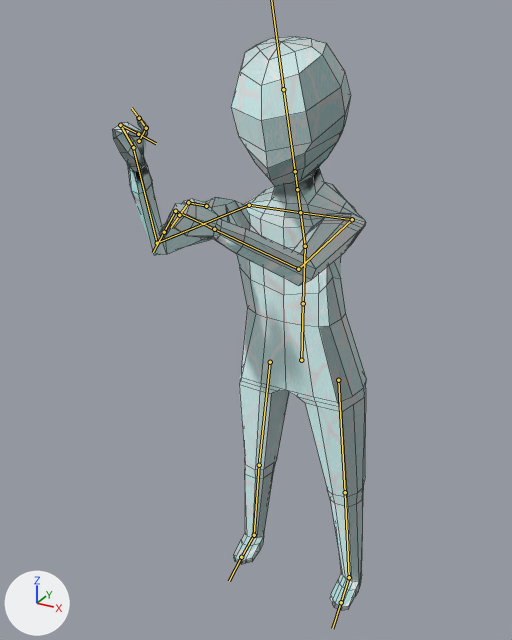
A saved change to the FBX model Assets/Models/Char_complited8.fbx.
One viewpoint serves both versions: a camera (50 mm lens) standing at (0.635, -1.398, 1.421) and looking at (-0.043, -0.164, 0.804). Arrows for +X, +Y and +Z are at lower left; the lights stay in place. Both versions are drawn at frame 96 of the action 'Armature|ArmatureAction'; the numbers are the values there. The bones that bend it are drawn over the model as lines. Mesh edges are drawn as thin lines.
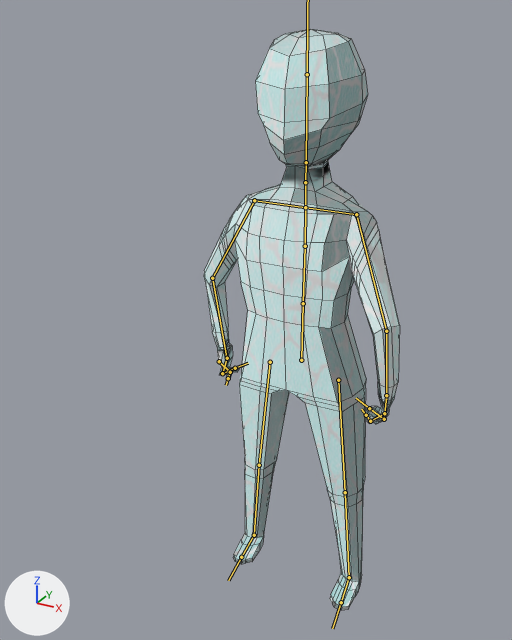
What differs and where, as boxes [x1, y1, x2, y2] in the pictures (512 x 640 px):
'Cube', posed (23% narrower): before [112, 37, 366, 610]; after [204, 29, 400, 610]
bone 'Bone.002', root to tip: before (305, 246) to (300, 212); after (305, 246) to (305, 207)
bone 'Bone.008', root to tip: before (249, 205) to (157, 243); after (254, 200) to (212, 278)
bone 'Bone.009', root to tip: before (157, 243) to (133, 149); after (212, 278) to (226, 357)
bone 'Bone.011', root to tip: before (352, 219) to (298, 269); after (356, 214) to (386, 331)
bone 'Bone.012', root to tip: before (298, 269) to (208, 226); after (386, 331) to (386, 399)

The change, as a list of edits to the scene's bpy script:
```text
Change bone_bone_002:
    where bone_bone_002 = bpy.data.objects['Armature'].pose.bones['Bone.002']  # child of 'Bone.001'
    bone_bone_002.rotation_quaternion: (0.985, 0.171, 0.0, 0.0) -> (1.0, 0.028, 0.0, 0.0)  # degrees (20, 0, 0) -> degrees (3, 0, 0)
Change bone_bone_008:
    where bone_bone_008 = bpy.data.objects['Armature'].pose.bones['Bone.008']  # child of 'Bone.005'
    bone_bone_008.rotation_quaternion: (0.576, -0.17, 0.412, 0.685) -> (0.968, 0.041, 0.247, -0.008)  # degrees (31, 45, 113) -> degrees (5, 29, 0)
Change bone_bone_009:
    where bone_bone_009 = bpy.data.objects['Armature'].pose.bones['Bone.009']  # child of 'Bone.008'
    bone_bone_009.rotation_quaternion: (0.735, -0.403, 0.077, 0.54) -> (0.873, -0.394, -0.285, -0.032)  # degrees (-38, 33, 61) -> degrees (-52, -32, 11)
Change bone_bone_011:
    where bone_bone_011 = bpy.data.objects['Armature'].pose.bones['Bone.011']  # child of 'Bone.006'
    bone_bone_011.rotation_quaternion: (0.619, -0.116, -0.155, -0.761) -> (0.985, -0.007, -0.02, -0.172)  # degrees (6, -22, -103) -> degrees (0, -2, -20)
Change bone_bone_012:
    where bone_bone_012 = bpy.data.objects['Armature'].pose.bones['Bone.012']  # child of 'Bone.011'
    bone_bone_012.rotation_quaternion: (0.877, -0.238, 0.133, -0.395) -> (0.903, -0.27, -0.088, 0.323)  # degrees (-31, 3, -49) -> degrees (-33, 1, 39)
```
